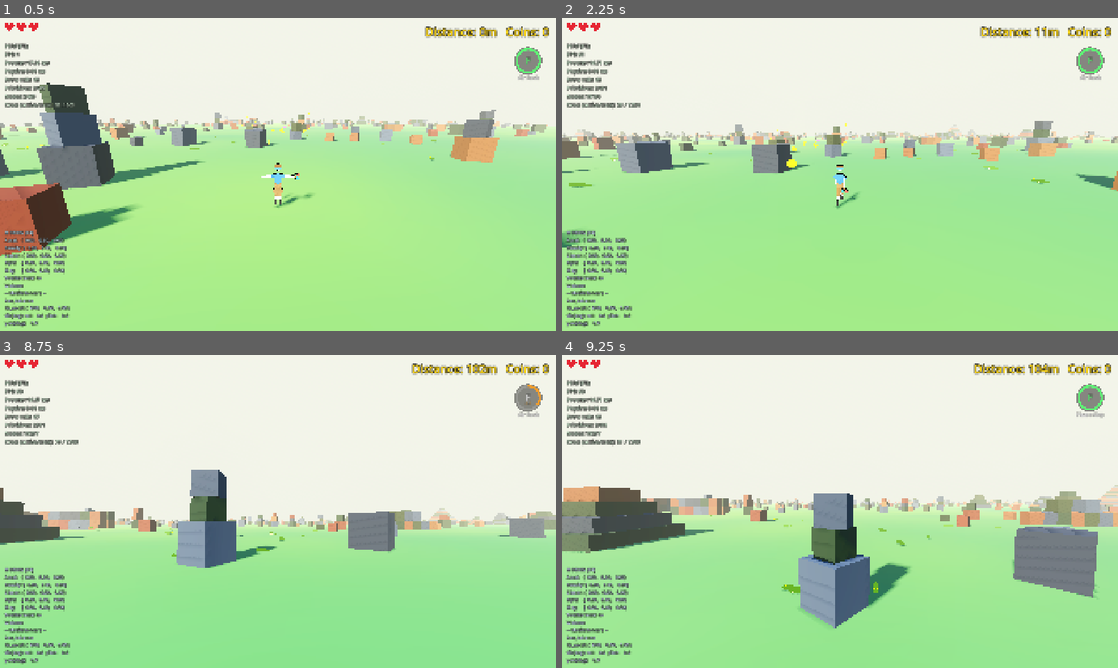
Above: before the commit, frames 1-4 (two rows, left to right).
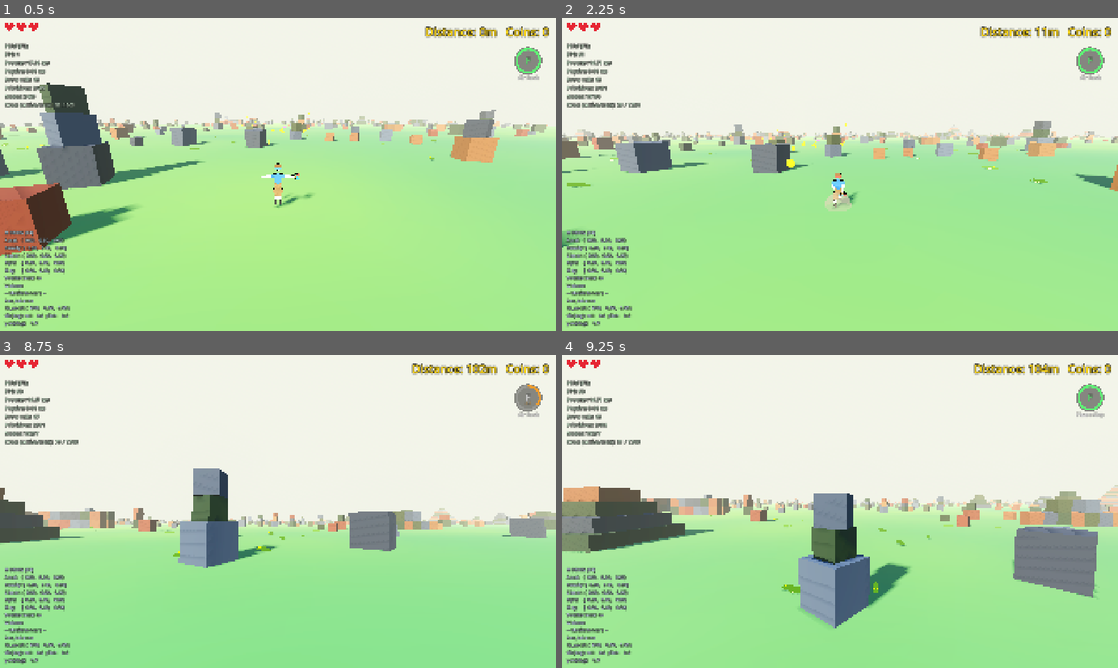
Above: after the commit, the same moments.

Repository: korjavin/godot-test1
Game: Godot game, scene res://scenes/main.tscn
The game is run twice, just before and just after one commit, with the same random seed, the same clock (stepped at 60 frames per second) and the same inputs.
Inputs (mouse positions are in pixels of both pictures, inside the frame that each line leads up to):
- Up to frame 1 (0.5 s): no input
- Up to frame 2 (2.25 s): tap Enter (ui_accept) at 0.5 s; move the mouse to (867, 174) at 0.52 s; hold Shift (run) 0.53-1.28 s; hold W (move_forward) from 0.53 s (still down); tap Space (jump) at 0.77, 1.07, 1.52, 1.82 s; move the mouse to (812, 174) at 1.27 s; tap Ctrl (duck) at 1.35 s; tap Shift (run) at 1.55 s; move the mouse to (851, 168) at 2.02 s; hold Shift (run) from 2.03 s (still down)
- Up to frame 3 (8.75 s): move the mouse to (272, 517) at 2.77 s; release Shift (run) at 2.78 s; tap F (special_ability) at 2.85, 8.1 s; tap Space (jump) at 3.02, 3.32, 3.77, 4.07, 4.52, 4.82, 6.02, 6.32, 6.77, 7.07, 7.52, 7.82 s; tap Shift (run) at 3.05, 3.8, 4.55, 5.85, 6.8, 7.35 s; move the mouse to (316, 514) at 3.52 s; hold R (switch_character) 3.53-4.28 s; move the mouse to (233, 508) at 4.27 s; tap C (toggle_camera) at 4.35 s; move the mouse to (283, 511) at 5.02 s; hold Shift (run) 5.03-5.78 s; tap P at 5.1, 5.75 s; move the mouse to (194, 433) at 5.77 s; release W (move_forward) at 5.78 s; hold E (step_right) 5.78-6.53 s; tap Enter (ui_accept) at 6.5 s; move the mouse to (305, 511) at 6.52 s; hold Ctrl (duck) 6.53-7.28 s; hold W (move_forward) from 6.53 s (still down); move the mouse to (250, 511) at 7.27 s; move the mouse to (289, 505) at 8.02 s; hold Shift (run) from 8.03 s (still down)
- Up to frame 4 (9.25 s): move the mouse to (834, 517) at 8.77 s; release W (move_forward) at 8.78 s; release Shift (run) at 8.78 s; hold Q (step_left) from 8.78 s (still down); tap R (switch_character) at 8.85 s; tap Space (jump) at 9.02 s; tap Shift (run) at 9.05 s

Frame 1 is identical in both runs. In frame 2, 0.9% of the frame differs, in the area x 0-100%, y 32-74%; in frame 3, 0.9%; in frame 4, nothing differs.

Commit message:
feat: landing impact — fall-speed-scaled squash, hard-landing dust ring + shake

Diff:
--- a/scripts/player_controller.gd
+++ b/scripts/player_controller.gd
@@ -80,6 +80,20 @@
 ## Countdown timers for the two grace windows above (ticked in _physics_process).
 var coyote_timer: float = 0.0
 var jump_buffer_timer: float = 0.0
+
+## Landing impact ("squash"): touching down compresses the character for a brief
+## moment, scaled by how fast we were falling — a soft hop barely dips, a long
+## drop visibly squashes. Purely visual; the collision capsule never changes.
+const LAND_SQUASH_DURATION: float = 0.18
+## Impacts faster than this (m/s downward) also get a small camera shake and a
+## flat dust ring at the feet — the "heavy landing" tier.
+const LAND_HARD_SPEED: float = 4.0
+## Seconds left in the current squash (0 = none) and its 0.2–1.0 strength.
+var land_squash_timer: float = 0.0
+var land_squash_strength: float = 0.0
+## Downward speed recorded every airborne falling frame — move_and_slide zeroes
+## velocity.y on touchdown, so the landing code reads this instead.
+var _fall_speed: float = 0.0
 
 # ============================================================================
 # SECTION 3: CAMERA AND ROTATION SETTINGS
@@ -620,6 +634,10 @@
 			frame_gravity *= WINDMAN_GRAVITY_FACTOR
 		# Note: We multiply by delta to make it frame-rate independent
 		velocity.y -= frame_gravity * delta
+		# Record the fall speed while dropping — move_and_slide zeroes velocity.y
+		# the frame we touch down, so the landing squash reads this snapshot.
+		if velocity.y < 0.0:
+			_fall_speed = -velocity.y
 
 	# STEP 2: Handle Jumping (with coyote time + jump buffer — see SECTION 2)
 	# Refresh the coyote window while grounded; tick it down while airborne.
@@ -1168,6 +1186,17 @@
 	if current_on_floor and not was_on_floor \
 			and not (is_caught or is_respawning or is_game_over):
 		_sfx("play_land")
+		# Start the landing squash, scaled by impact speed (see SECTION 2). The
+		# eased dip itself is applied AFTER the branch chain below, so the walk
+		# bob / idle breathe can't overwrite it on the same frame.
+		land_squash_timer = LAND_SQUASH_DURATION
+		land_squash_strength = clampf(_fall_speed / 10.0, 0.2, 1.0)
+		# Heavy landings additionally kick the camera and puff a flat dust ring
+		# at the feet (the thud above already covers audio on every landing).
+		if _fall_speed > LAND_HARD_SPEED:
+			shake_amount = maxf(shake_amount, 0.12)
+			_spawn_ability_effect(global_position, Color(0.75, 0.7, 0.6, 0.45), 1.6, 0.3)
+		_fall_speed = 0.0
 
 	# Jump/Fall animation
 	if not current_on_floor:
@@ -1186,6 +1215,24 @@
 	else:
 		animate_idle(delta)
 
+	# Landing squash — applied AFTER the branch chain so whatever body position
+	# the active animation just wrote gets the dip added on top (instead of the
+	# walk bob / idle breathe overwriting it). A sin(progress * PI) arc eases the
+	# compression in and back out, ending at exactly zero so the pose hands back
+	# to the animations with no snap. The scale squash stretches the container
+	# wide and short (volume-preserving cartoon squash) around the current Teibi
+	# base scale; it is skipped while a Teibi resize tween is animating that same
+	# property, so the two never fight.
+	if land_squash_timer > 0.0:
+		land_squash_timer = maxf(0.0, land_squash_timer - delta)
+		var squash_progress := 1.0 - land_squash_timer / LAND_SQUASH_DURATION
+		var k := sin(squash_progress * PI) * land_squash_strength
+		if character_body:
+			character_body.position.y -= 0.14 * k
+		if character_container and (_teibi_tween == null or not _teibi_tween.is_running()):
+			var base := _current_teibi_scale()
+			character_container.scale = base * Vector3(1.0 + 0.2 * k, 1.0 - 0.3 * k, 1.0 + 0.2 * k)
+
 	# Not in the walking state (idle, airborne)? Reset the footstep tracker to
 	# its "no history" sentinel so the first frame of the next walk records the
 	# sine sign instead of mis-firing a phantom step. (A sidestep deliberately
@@ -1328,14 +1375,13 @@
 
 func animate_landing() -> void:
 	"""
-	Brief animation when the character lands on the ground.
-	Creates a small impact pose and lowers the wings back to rest.
+	Brief animation when the character lands on the ground. The impact crouch
+	itself is no longer set here — the eased landing squash at the end of
+	update_character_animation drives it over LAND_SQUASH_DURATION instead of
+	the old single -0.1 frame — so this only lowers the wings back to rest.
 	"""
 	if not character_body:
 		return
-
-	# Small crouch on landing
-	character_body.position.y = -0.1
 
 	# Drop the wings (arm roll) back to the sides now that we're grounded. The
 	# walk/idle animations only drive the X axis, so without this the arms would
@@ -1759,6 +1805,11 @@
 ## True only while Teibi is giant — makes him crush crocodiles on contact.
 var is_giant: bool = false
 
+## The Teibi resize scale tween, when one is animating character_container.scale
+## (null/finished otherwise). The landing squash checks it so the two writers of
+## that property never fight.
+var _teibi_tween: Tween = null
+
 
 func _update_ability_timers(delta: float) -> void:
 	"""Count down cooldowns, the Windman air boost, and Teibi's form timer."""
@@ -1928,6 +1979,19 @@
 	return true
 
 
+func _current_teibi_scale() -> float:
+	"""The character's current base scale from Teibi's size cycle (1.0 for every
+	other character — their state is always 0). The landing squash multiplies
+	around this so a squashed small/giant Teibi stays small/giant."""
+	match teibi_size_state:
+		1:
+			return TEIBI_SCALE_SMALL
+		2:
+			return TEIBI_SCALE_BIG
+		_:
+			return 1.0
+
+
 func _apply_teibi_scale(s: float) -> void:
 	"""
 	Resize the visible model AND the collision capsule to scale `s`, keeping the
Not shown, changed: docs/plans/20260814-game-feel-juice.md
